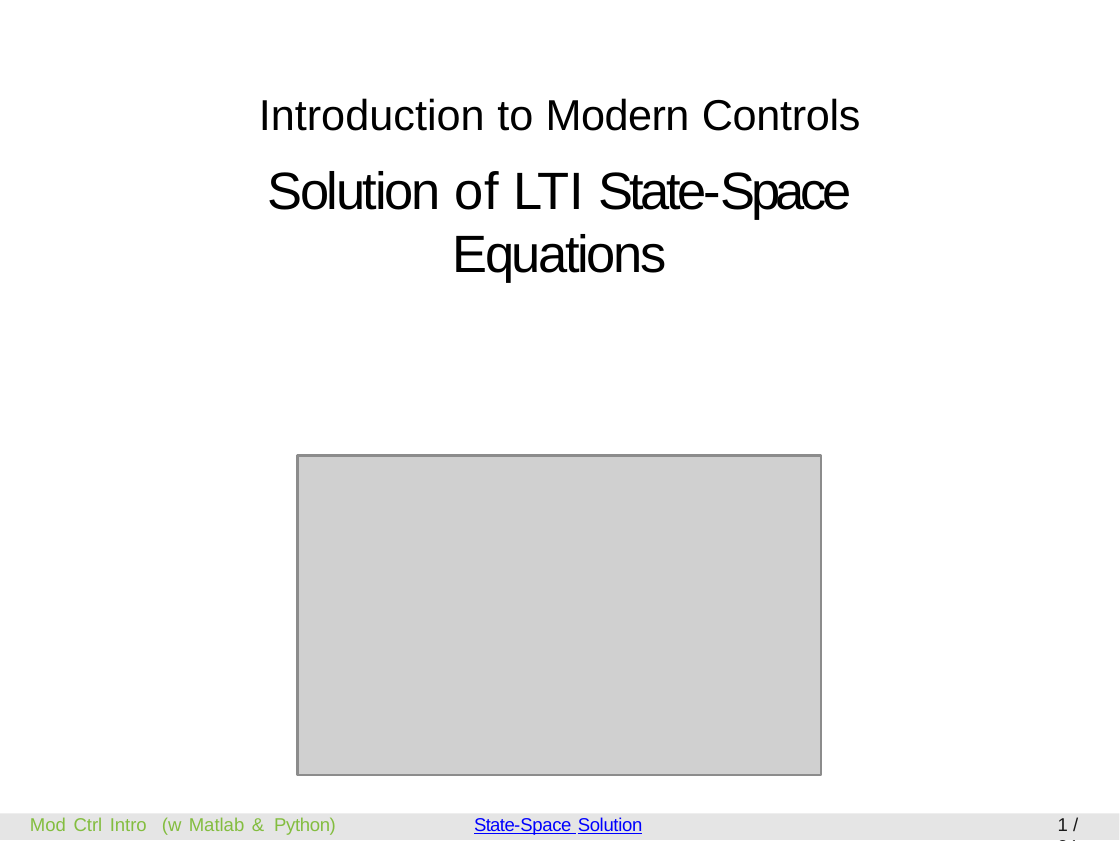
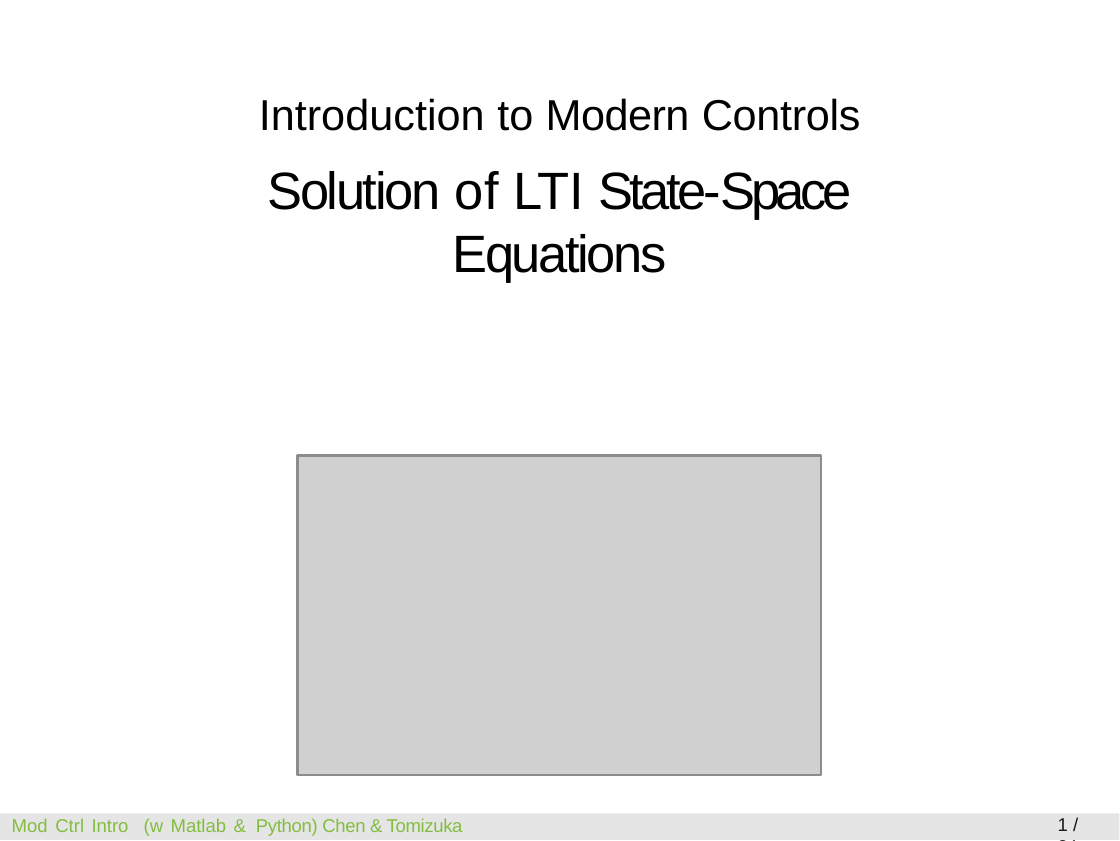
Before and after one commit to MCIMP-book/mcimp, a slide deck: slide 1 of lecture notes/from Modeling to Continuous-time LQ/powerpoint_handouts (work in progress)/09-Solution of LTI State-Space Equations (imcmp-handout-light) - pub.pptx. Drawn at 1120x841 pixels with LibreOffice and Linux fonts; fonts in the diff are those of the drawing; grey boxes stand for pictures. Boxes give left, top, right and bottom in pixels: in the first picture for what was removed or moved away, otherwise in the second. Text is boxed around its words. In the diff, an @@ line names an element or a change of style, - is before the commit and + after.

```diff
--- a/lecture notes/from Modeling to Continuous-time LQ/powerpoint_handouts (work in progress)/09-Solution of LTI State-Space Equations (imcmp-handout-light) - pub.pptx
+++ b/lecture notes/from Modeling to Continuous-time LQ/powerpoint_handouts (work in progress)/09-Solution of LTI State-Space Equations (imcmp-handout-light) - pub.pptx
@@ text at [12,818,463,836]: text changed @@
-Mod Ctrl Intro (w Matlab & Python)
+Mod Ctrl Intro (w Matlab & Python) Chen & Tomizuka
@@ text removed at [474,817,643,835] @@
-State-Space Solution
```
Also in this commit, not shown: 26 other files.
